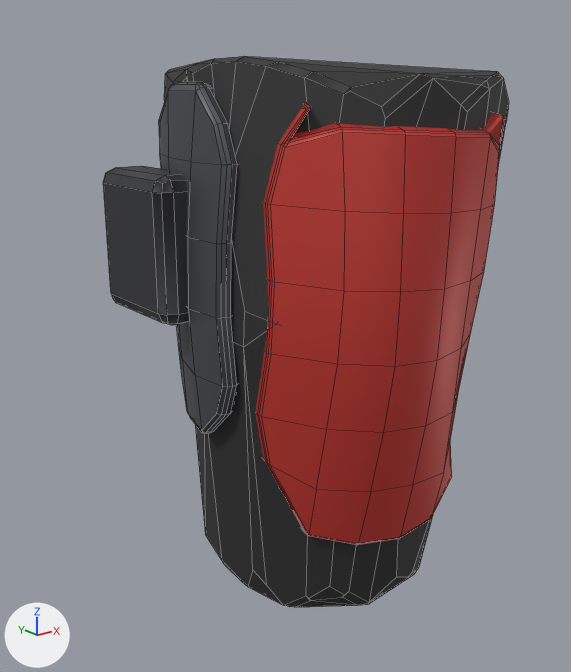
What one commit did to the FBX model Art/Export/Armor/SM_SB_Armor_thigh_r.fbx.
Rendered twice from a camera (50 mm lens) standing at (-0.426, -0.398, 0.853) and looking at (-0.132, -0.03, 0.706). The lights are fixed; the arrows at lower left show +X, +Y and +Z. The older version comes first. Mesh edges are drawn as thin lines. Vertices at exactly the same position are counted once.

Script lines for the objects in view, before the commit:
```python
me_sm_sb_armor_thigh_r = bpy.data.meshes.new('SM_SB_Armor_thigh_r')
me_sm_sb_armor_thigh_r.from_pydata(...)  # 619 vertices, 635 faces; spans x -22.5..-1.3, y -7.8..15.0, z 55.2..86.8
# faces by material slot: [197, 242, 142, 54]
me_sm_sb_armor_thigh_r.materials.append(mat_m_undersuit)  # dark grey #303032
me_sm_sb_armor_thigh_r.materials.append(mat_m_team)  # red #c43830
me_sm_sb_armor_thigh_r.materials.append(mat_m_armormetal)  # dark grey #4d5055
me_sm_sb_armor_thigh_r.materials.append(mat_m_polymer)  # dark grey #303134
ob_sm_sb_armor_thigh_r = bpy.data.objects.new('SM_SB_Armor_thigh_r', me_sm_sb_armor_thigh_r)
ob_sm_sb_armor_thigh_r.location = (0.0, 0.0, 0.0)
ob_sm_sb_armor_thigh_r.rotation_euler = (0.0, -3.142, 0.0)  # degrees (0, -180, 0)
ob_sm_sb_armor_thigh_r.scale = (-0.01, -0.01, -0.01)
```
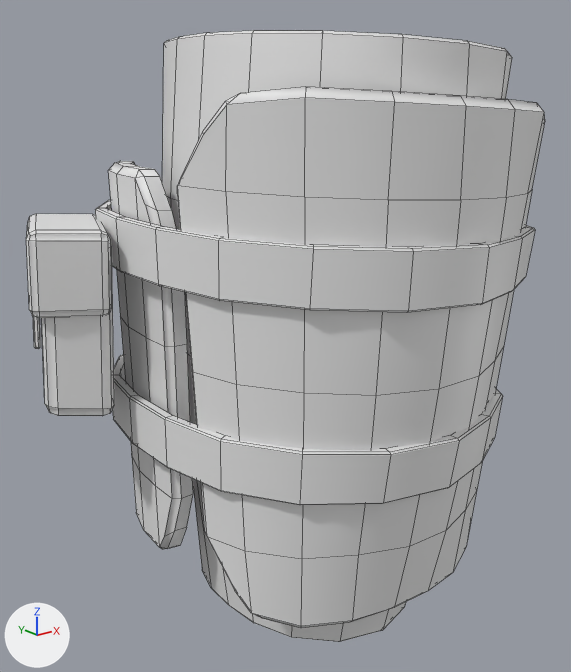
What changed in the scene script:
```text
Add mat_m_team_soldier:
    mat_m_team_soldier = principled_material('M_Team_Soldier')
    mat_m_team_soldier.base_color = (0.8, 0.8, 0.8)  # white #e7e7e7
Change me_sm_sb_armor_thigh_r:
    used by ob_sm_sb_armor_thigh_r; location = (0.0, 0.0, 0.0); rotation_euler = (0.0, -3.142, 0.0), in degrees (0, -180, 0); scale = (-0.01, -0.01, -0.01)
    remove me_sm_sb_armor_thigh_r.from_pydata(...)  # 619 vertices, 635 faces; spans x -22.5..-1.3, y -7.8..15.0, z 55.2..86.8
    remove me_sm_sb_armor_thigh_r.materials.append(mat_m_undersuit)  # dark grey #303032
    remove me_sm_sb_armor_thigh_r.materials.append(mat_m_team)  # red #c43830
    remove me_sm_sb_armor_thigh_r.materials.append(mat_m_armormetal)  # dark grey #4d5055
    remove me_sm_sb_armor_thigh_r.materials.append(mat_m_polymer)  # dark grey #303134
    add me_sm_sb_armor_thigh_r.from_pydata(...)  # 815 vertices, 722 faces; spans x -27.8..1.3, y -10.0..16.0, z 52.9..88.0
    me_sm_sb_armor_thigh_r part 1: the loose piece of 244 vertices spanning x -19.6..-6.2, y 1.1..15.0, z 61.0..86.5 is rebuilt with 131 vertices and now spans x -22.3..0.0, y 5.1..15.5, z 56.1..85.4, in mat_m_team_soldier (white #e7e7e7)
    me_sm_sb_armor_thigh_r part 2: the loose piece of 175 vertices spanning x -20.6..-1.3, y -7.8..14.1, z 55.2..86.8 is rebuilt with 165 vertices and now spans x -20.5..-0.6, y -9.1..14.0, z 52.9..88.0, in mat_m_team_soldier (white #e7e7e7)
    me_sm_sb_armor_thigh_r part 3: a new loose piece of 108 vertices spanning x -22.9..1.3, y -10.0..16.0, z 74.3..78.6, in mat_m_team_soldier (white #e7e7e7)
    me_sm_sb_armor_thigh_r part 4: a new loose piece of 108 vertices spanning x -22.9..0.1, y -9.4..15.5, z 63.9..68.2, in mat_m_team_soldier (white #e7e7e7)
    me_sm_sb_armor_thigh_r part 5: a new loose piece of 84 vertices spanning x -22.0..-16.3, y -7.7..3.7, z 57.6..81.2, in mat_m_team_soldier (white #e7e7e7)
    me_sm_sb_armor_thigh_r part 6: a new loose piece of 56 vertices spanning x -27.3..-21.2, y -6.5..1.1, z 67.3..77.8, in mat_m_team_soldier (white #e7e7e7)
    me_sm_sb_armor_thigh_r part 7: a new loose piece of 56 vertices spanning x -27.8..-21.1, y -7.2..1.4, z 73.2..78.3, in mat_m_team_soldier (white #e7e7e7)
    me_sm_sb_armor_thigh_r part 8: a new loose piece of 24 vertices spanning x -26.9..-25.6, y -4.6..-2.5, z 71.1..76.9, in mat_m_team_soldier (white #e7e7e7)
    me_sm_sb_armor_thigh_r part 9: the loose piece of 144 vertices spanning x -21.3..-17.8, y -0.8..7.6, z 66.5..85.6 is deleted
    me_sm_sb_armor_thigh_r part 10
    56 vertices are removed from x -22.5..-19.3, y -2.4..4.6, z 73.1..81.1
    54 faces are deleted
    other edits to the shape of me_sm_sb_armor_thigh_r do not show in these pictures
    add me_sm_sb_armor_thigh_r.materials.append(mat_m_team_soldier)  # white #e7e7e7
```

Boxes (x1, y1, x2, y2) around the edits, measured in the pictures (571 x 672 px):
'SM_SB_Armor_thigh_r', reshaped, recoloured (28% wider, 11% taller): before (103, 56, 509, 607); after (26, 30, 545, 642)
part 1 of me_sm_sb_armor_thigh_r, rebuilt (48% wider, 22% taller): before (255, 103, 504, 545); after (177, 87, 545, 628)
part 2 of me_sm_sb_armor_thigh_r, rebuilt (11% taller): before (164, 56, 509, 607); after (162, 30, 512, 642)
part 3 of me_sm_sb_armor_thigh_r, added: after (95, 200, 535, 313)
part 4 of me_sm_sb_armor_thigh_r, added: after (113, 355, 503, 505)
part 5 of me_sm_sb_armor_thigh_r, added: after (108, 161, 193, 549)
part 6 of me_sm_sb_armor_thigh_r, added: after (41, 246, 114, 416)
part 7 of me_sm_sb_armor_thigh_r, added: after (26, 214, 112, 318)
part 8 of me_sm_sb_armor_thigh_r, added: after (33, 316, 40, 349)
part 9 of me_sm_sb_armor_thigh_r, deleted: before (159, 82, 238, 434)
part 10 of me_sm_sb_armor_thigh_r, deleted: before (103, 166, 188, 325)
